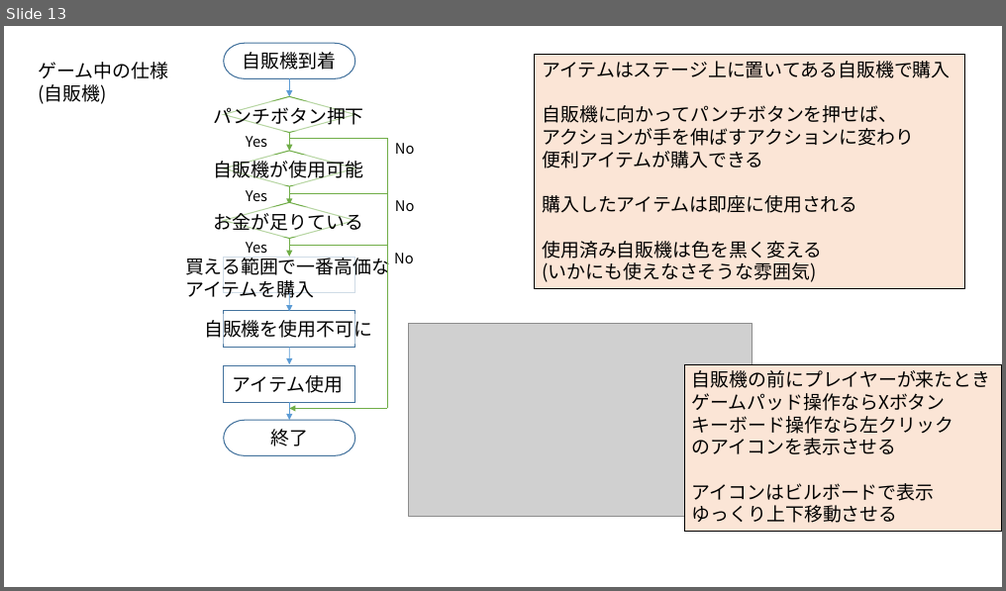
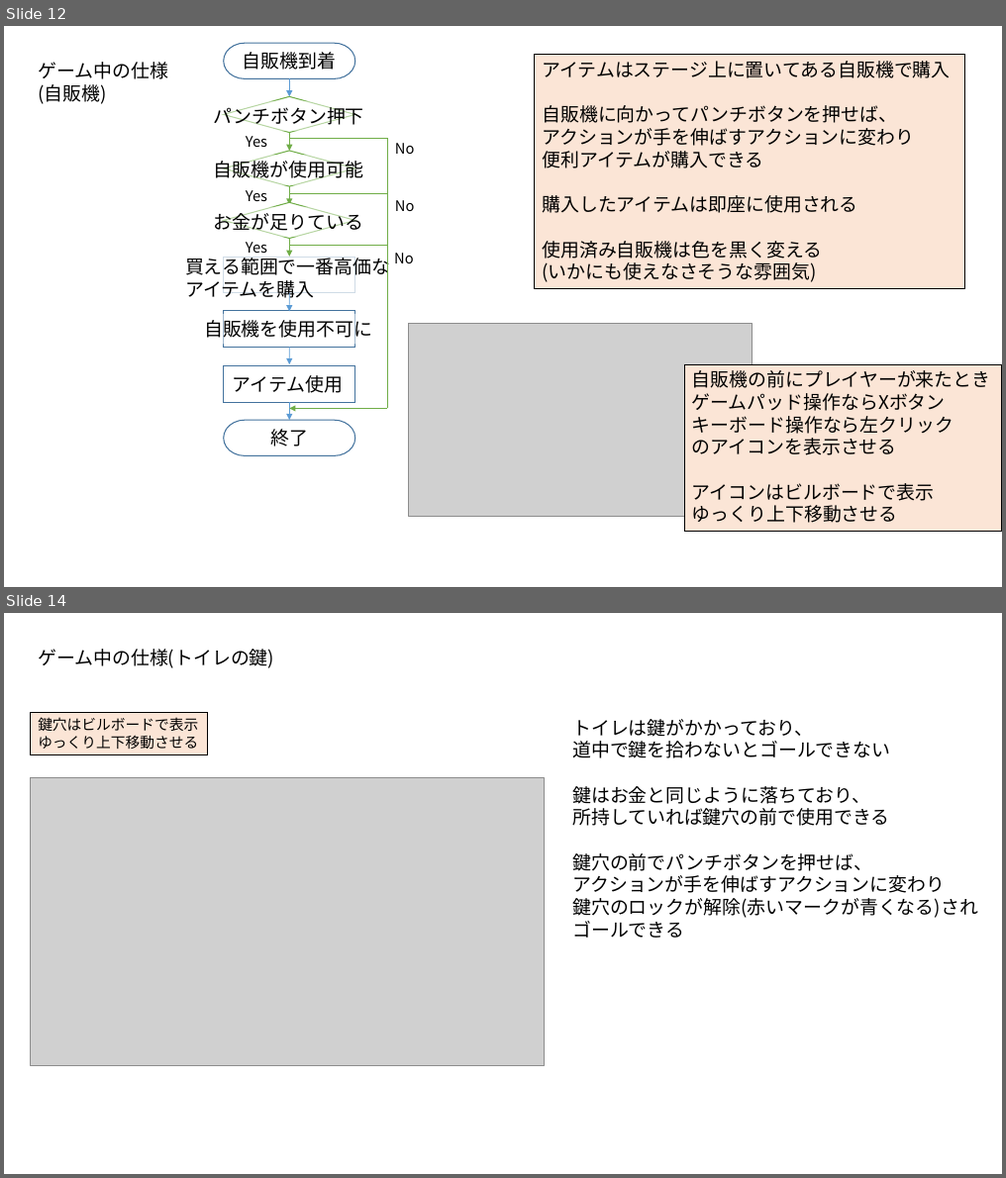
Before and after one commit to RenMitsuhashi/ToiletGame, a slide deck: 先トイ_仕様書.pptx. Shown one above the other, each under a label of ours: slide 13 before the commit, slides 12 and 14 after it; the slides between them are not shown. The pictures are 1006x591 and 1006x1178 pixels, drawn with LibreOffice and Linux fonts; fonts in the diff are those of the drawing; grey boxes stand for pictures. Boxes give left, top, right and bottom in pixels: in the first picture for what was removed or moved away, otherwise in the second. Text is boxed around its words. In the diff, an @@ line names an element or a change of style, - is before the commit and + after.

```diff
--- a/先トイ_仕様書.pptx
+++ b/先トイ_仕様書.pptx
@@ slide 14 added at <box>4,613,1002,1174</box>, background #FFFFFF @@
@@ text added at <box>38,649,274,668</box>, 18 pt, text #000000 @@
+ゲーム中の仕様(トイレの鍵)
@@ rectangle added at <box>30,713,207,756</box>, fill #FBE5D6, outline #000000 0.75 pt, 14 pt, text #000000 @@
+鍵穴はビルボードで表示
+ゆっくり上下移動させる
@@ text added at <box>572,719,978,938</box>, 18 pt, text #000000 @@
+トイレは鍵がかかっており、
+道中で鍵を拾わないとゴールできない
+鍵はお金と同じように落ちており、
+所持していれば鍵穴の前で使用できる
+鍵穴の前でパンチボタンを押せば、
+アクションが手を伸ばすアクションに変わり
+鍵穴のロックが解除(赤いマークが青くなる)され
+ゴールできる
@@ picture added at <box>30,777,544,1066</box> @@
@@ what was slide 13 is now slide 12 @@
```
Also in this commit, not shown: 5 slides changed, 5 other slides added, 1 slide removed, 5 other files.
